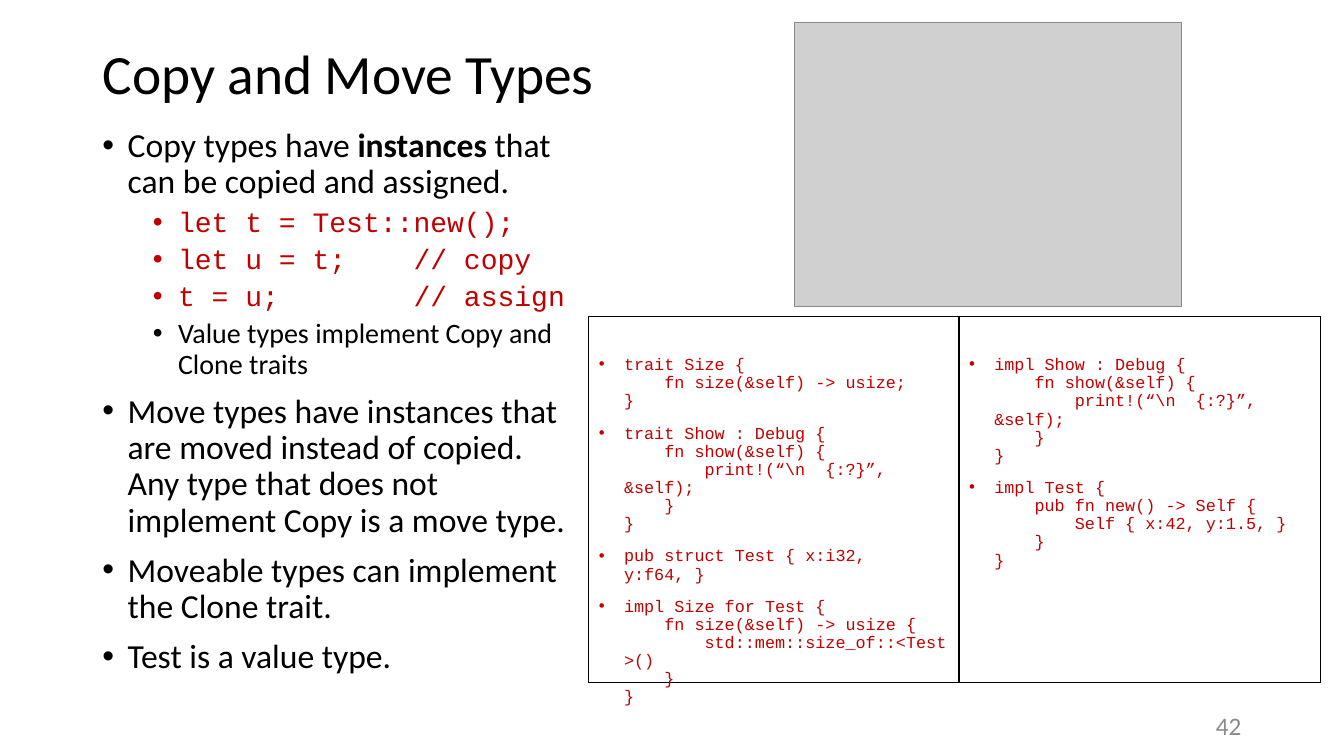
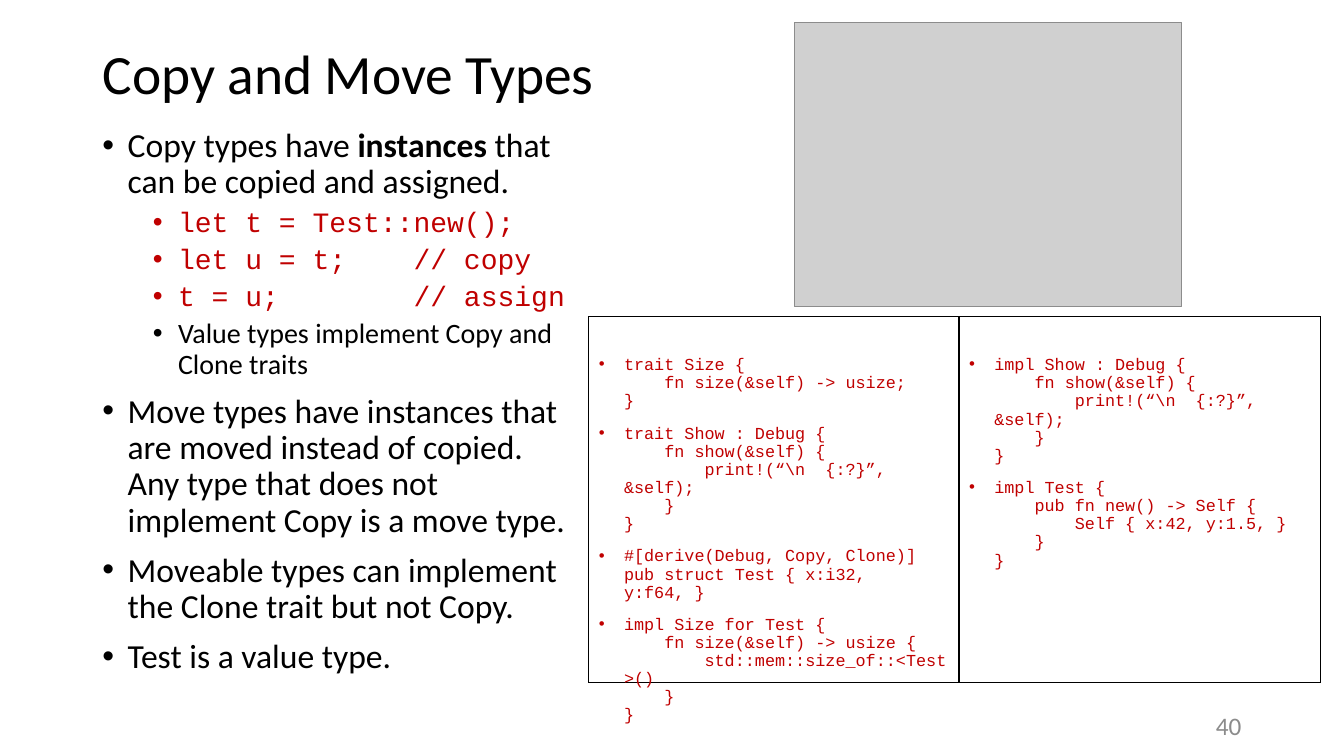
Before and after one commit to JimFawcett/JimFawcett.github.io, a slide deck: slide 40 of Resources/RustModels.pptx (slide 42 before the commit). Drawn at 1344x756 pixels with LibreOffice and Linux fonts; fonts in the diff are those of the drawing; grey boxes stand for pictures. Boxes give left, top, right and bottom in pixels: in the first picture for what was removed or moved away, otherwise in the second. Text is boxed around its words. In the diff, an @@ line names an element or a change of style, - is before the commit and + after.

```diff
--- a/Resources/RustModels.pptx
+++ b/Resources/RustModels.pptx
@@ text at [128, 558, 557, 624]: text changed @@
-• Moveable types can implement the Clone trait.
+• Moveable types can implement the Clone trait but not Copy.
@@ text in rectangle at [624, 549, 917, 602]: text changed @@
-• pub struct Test { x:i32, y:f64, }
+• #[derive(Debug, Copy, Clone)]
+  pub struct Test { x:i32, y:f64, }
@@ page number at [1216, 719, 1242, 735]: text changed @@
-42
+40
```
Also in this commit, not shown: 18 other slides changed, 4 slides added, 12 slides removed, 1 other file.
